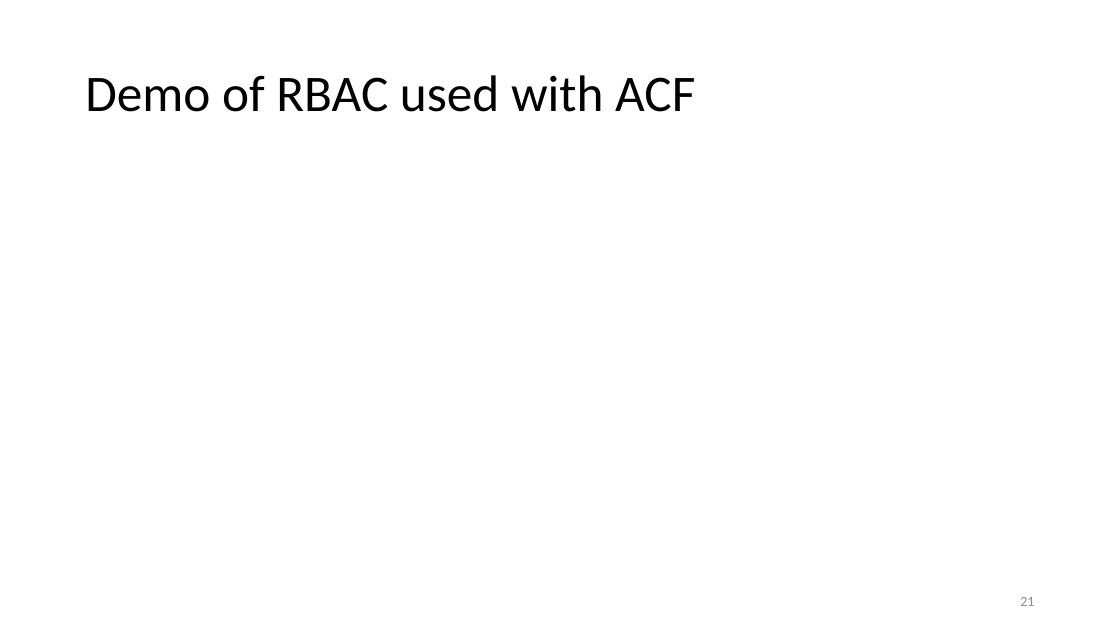
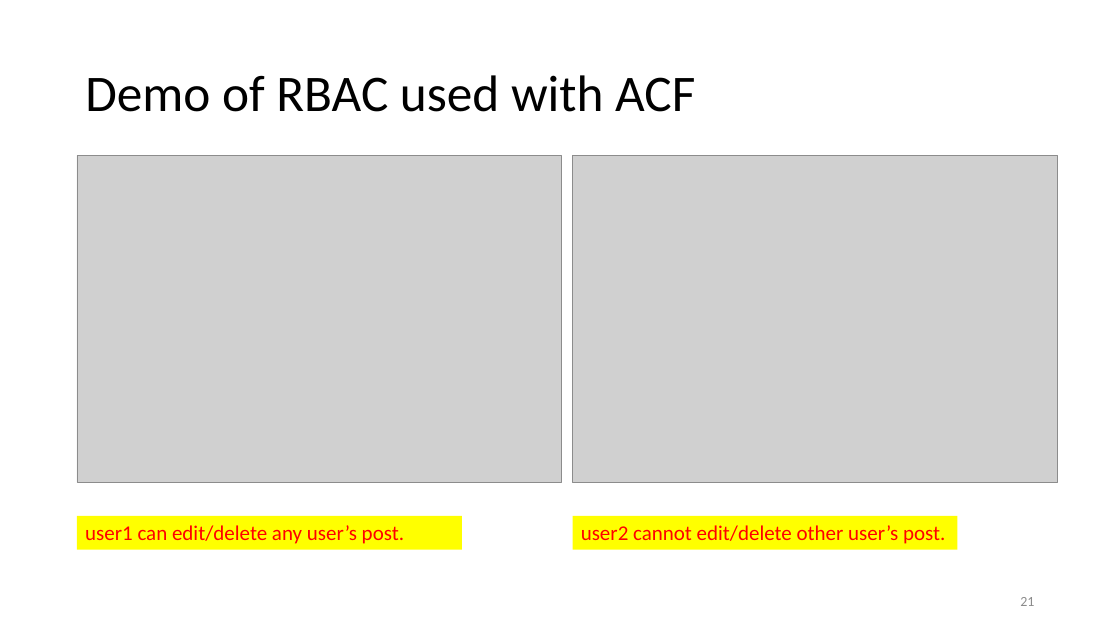
Before and after one commit to umbalaconmeogia/yii2-rbac-tutorial, a slide deck: slide 21 of docs/tutorial/Yii2RbacTutorial.pptx. Drawn at 1120x630 pixels with LibreOffice and Linux fonts; fonts in the diff are those of the drawing; grey boxes stand for pictures. Boxes give left, top, right and bottom in pixels: in the first picture for what was removed or moved away, otherwise in the second. Text is boxed around its words. In the diff, an @@ line names an element or a change of style, - is before the commit and + after.

Commit message:
Add demo screen into Yii2RbacTutorial.pptx

```diff
--- a/docs/tutorial/Yii2RbacTutorial.pptx
+++ b/docs/tutorial/Yii2RbacTutorial.pptx
@@ picture added at <box>77,155,561,482</box> @@
@@ picture added at <box>573,155,1058,482</box> @@
@@ rectangle added at <box>77,516,462,549</box>, fill #FFFF00, 18 pt, text #FF0000 @@
+user1 can edit/delete any user’s post.
@@ rectangle added at <box>573,516,958,549</box>, fill #FFFF00, 18 pt, text #FF0000 @@
+user2 cannot edit/delete other user’s post.
```
Also in this commit, not shown: 3 other slides changed, 1 slide added, 2 other files.
